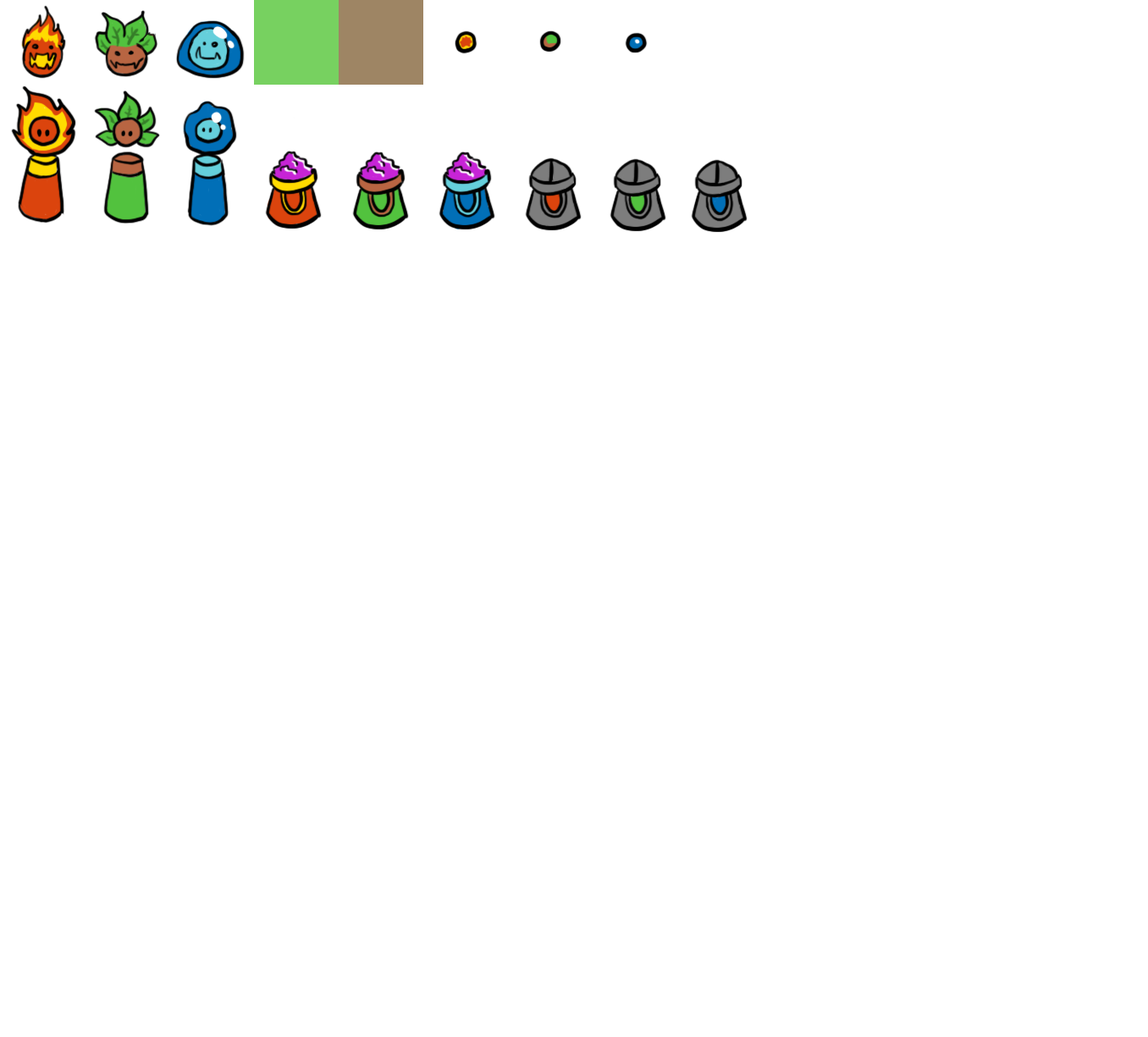
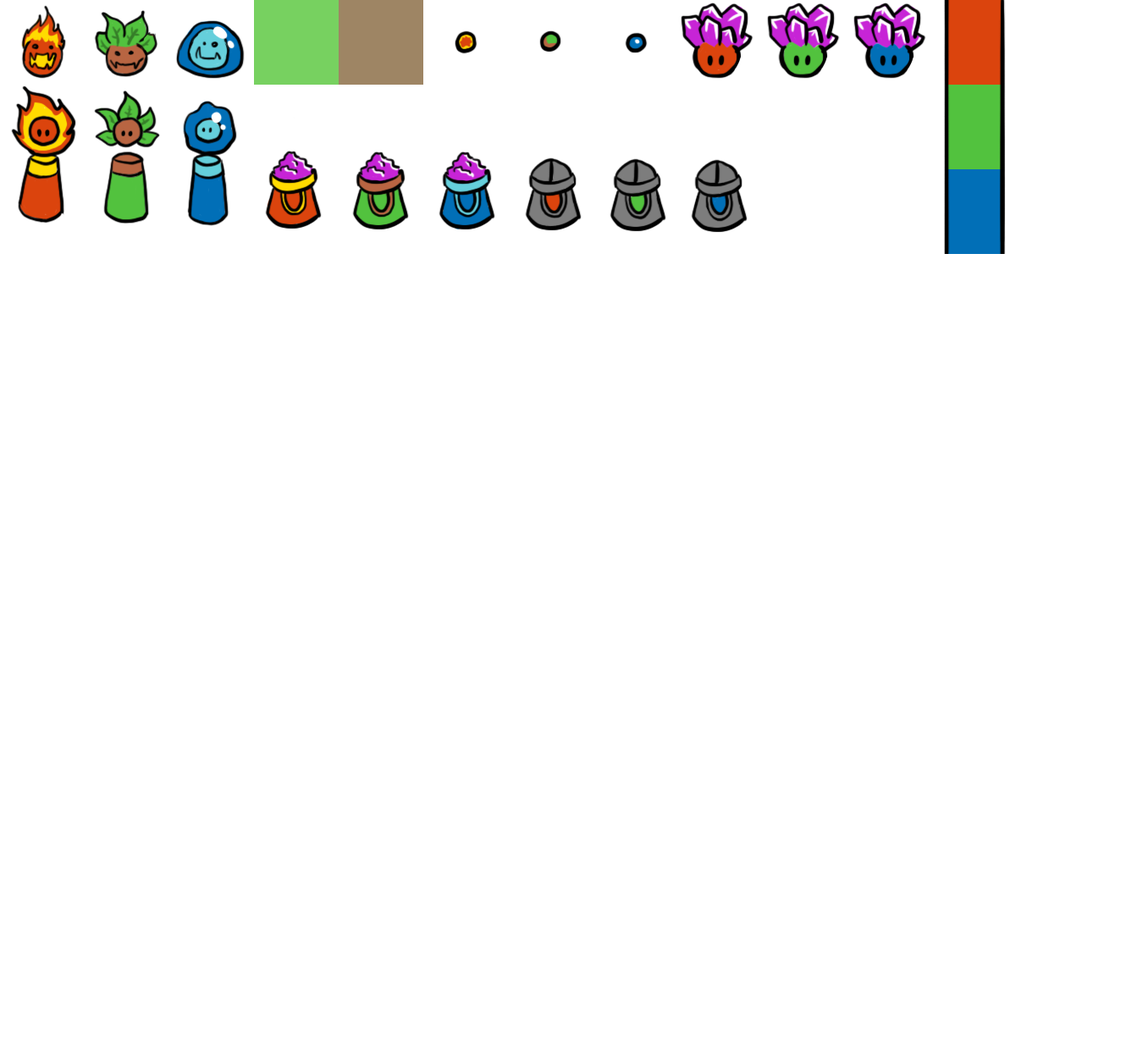
Before/after of a 1148×1037 layered artwork. What changed in the layer stack:
renamed "Layer 5" to "Layer 6", painted on it over [680, 0, 1007, 255]
painted on "Layer 2" over [681, 0, 1004, 255]
